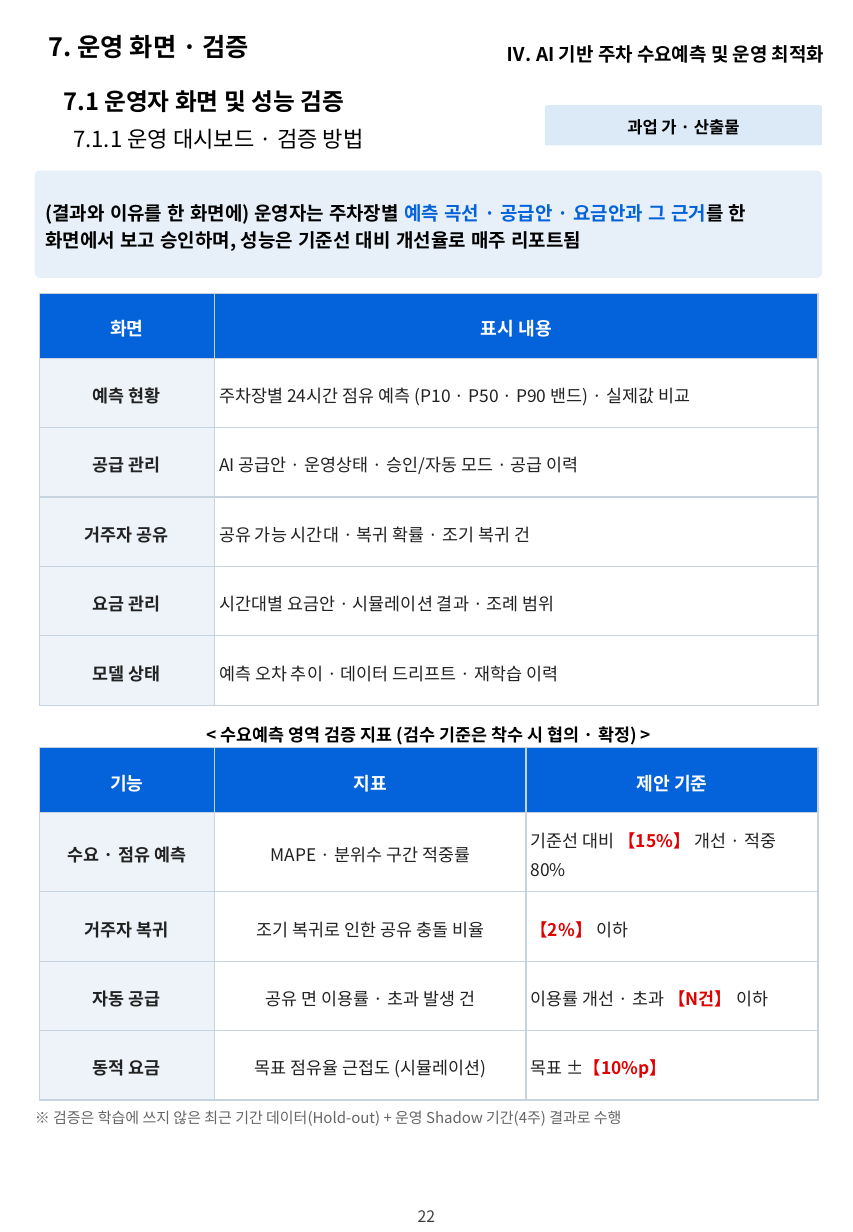
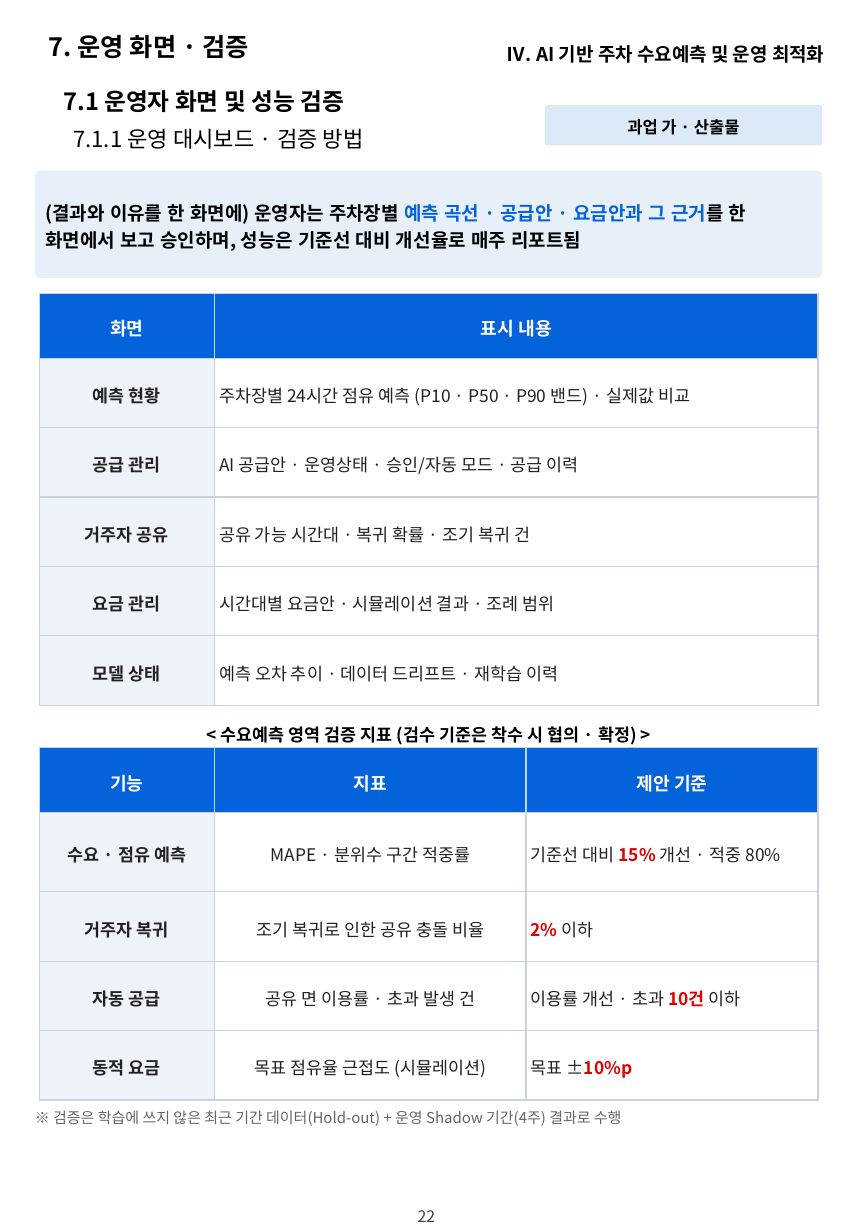
Before and after one commit to hwangsteeve-tech/hbjw, a slide deck: slide 22 of proposals/2026-11_dsit-parking-ai/dsit_proposal.pptx. Drawn at 853x1232 pixels with LibreOffice and Linux fonts; fonts in the diff are those of the drawing; background and template pictures are left out. Boxes give left, top, right and bottom in pixels: in the first picture for what was removed or moved away, otherwise in the second. Text is boxed around its words. In the diff, an @@ line names an element or a change of style, - is before the commit and + after.

```diff
--- a/proposals/2026-11_dsit-parking-ai/dsit_proposal.pptx
+++ b/proposals/2026-11_dsit-parking-ai/dsit_proposal.pptx
@@ table at box(40, 747, 819, 1100) @@
-row 2, column 3: 기준선 대비 【15%】 개선 · 적중 80%
+row 2, column 3: 기준선 대비 15% 개선 · 적중 80%
-row 3, column 3: 【2%】 이하
+row 3, column 3: 2% 이하
-row 4, column 3: 이용률 개선 · 초과 【N건】 이하
+row 4, column 3: 이용률 개선 · 초과 10건 이하
-row 5, column 3: 목표 ±【10%p】
+row 5, column 3: 목표 ±10%p
```
Also in this commit, not shown: 28 other slides changed, 3 other files.
